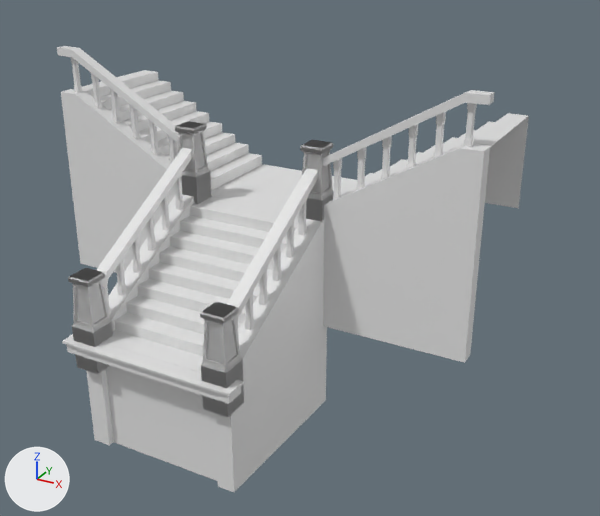
A saved change to the Blender file BlenderFiles/Museum/Museum_Stairs_Split.blend.
Camera for both pictures: a camera (50 mm lens) standing at (9.99, -13.84, 9.19) and looking at (1.35, 1.88, 1.33). Lighting does not change. The marker at lower left points along +X, +Y and +Z. The first picture is the older version.
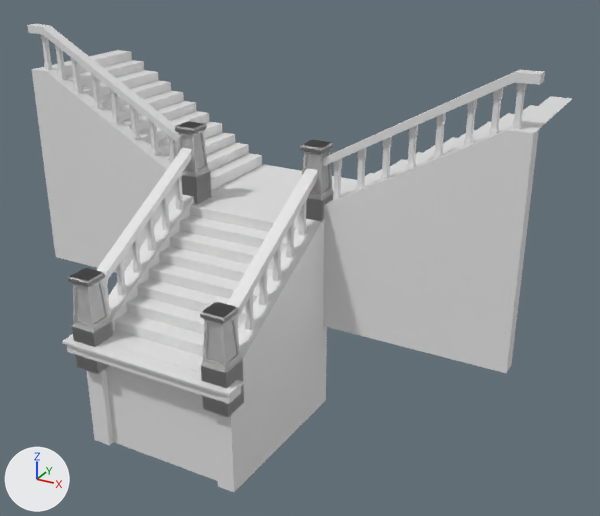
The change, as a list of edits to the scene's bpy script:
```text
Change me_cube_001:
    remove me_cube_001.from_pydata(...)  # 173 vertices, 110 faces; spans x -5.56..5.53, y -2.47..5.24, z -2.45..4.52
    add me_cube_001.from_pydata(...)  # 186 vertices, 114 faces; spans x -6.48..6.45, y -2.47..5.24, z -2.45..5.01
    me_cube_001 part 1
    4 vertices are removed from x -5.56..5.53, y 1.81..5.14, z 2.26
    4 faces are deleted
    9 vertices are added at x -6.48..6.45, y 1.81..5.14, z 4.76..5.01
    8 new vertices lie (0.0, 3.33, 0.0) away from vertices in x -6.48..6.45, y 1.81, z 4.52..5.01
    8 new faces join them
Change me_cube_006:
    used by ob_cube_005; location = (3.56, 3.62, 2.2); rotation_euler = (0.0, 0.0, 1.571), in degrees (0, 0, 90); scale = (1.0, -1.0, 1.0)
    remove me_cube_006.from_pydata(...)  # 22 vertices, 16 faces; spans x -1.86..-1.47, y -2.09..1.97, z -2.45..3.45
    add me_cube_006.from_pydata(...)  # 22 vertices, 16 faces; spans x -1.86..-1.47, y -2.09..2.9, z -2.45..3.93
    me_cube_006 part 2
    add for i in [*range(18, 22)]: me_cube_006.vertices[i].co += Vector((0.0, 0.91, 0.48))
    add for i in [7, 9, 11, 12]: me_cube_006.vertices[i].co += Vector((0.0, 0.92, 0.48))
    me_cube_006 part 3
    me_cube_006.vertices[2].co: (-1.86, 1.97, -2.45) -> (-1.86, 2.9, -2.45)  # pixel (464, 362) -> pixel (506, 373)
    me_cube_006.vertices[5].co: (-1.47, 1.97, -2.45) -> (-1.47, 2.9, -2.45)  # pixel (470, 354) -> pixel (511, 365)
    me_cube_006.vertices[14].co: (-1.86, 1.49, 2.34) -> (-1.86, 2.4, 2.83)  # pixel (460, 148) -> pixel (508, 130)
    me_cube_006.vertices[15].co: (-1.86, 1.97, 2.34) -> (-1.86, 2.89, 2.83)  # pixel (484, 151) -> pixel (533, 133)
    me_cube_006.vertices[16].co: (-1.47, 1.97, 2.34) -> (-1.47, 2.89, 2.83)  # pixel (490, 146) -> pixel (538, 128)
    me_cube_006.vertices[17].co: (-1.47, 1.49, 2.34) -> (-1.47, 2.4, 2.83)  # not seen -> pixel (513, 125)
Change me_cube_007:
    used by ob_cube_006; location = (2.23, 1.99, 3.31); rotation_euler = (0.0, 0.0, 1.571), in degrees (0, 0, 90); scale = (0.0775, -0.0775, 0.584)
    remove me_cube_007.from_pydata(...)  # 288 vertices, 240 faces; spans x -1.0..1.0, y -1.0..38.6, z -1.0..3.9
    add me_cube_007.from_pydata(...)  # 384 vertices, 320 faces; spans x -1.0..1.0, y -1.0..50.6, z -1.0..4.7
    me_cube_007 part 4: the loose piece of 48 vertices spanning x -1.0..1.0, y 36.6..38.6, z 1.9..3.9 is copied, and the copy is moved by (0.0, 6.4, 0.5); it spans x -1.0..1.0, y 42.9..44.9, z 2.3..4.3
    me_cube_007 part 5: the loose piece of 48 vertices spanning x -1.0..1.0, y 36.6..38.6, z 1.9..3.9 is copied, and the copy is moved by (0.0, 12.0, 0.8); it spans x -1.0..1.0, y 48.6..50.6, z 2.7..4.7
Change me_cube_015:
    remove me_cube_015.from_pydata(...)  # 378 vertices, 310 faces; spans x -5.56..5.53, y -2.08..4.64, z 0.28..4.52
    add me_cube_015.from_pydata(...)  # 426 vertices, 350 faces; spans x -6.48..6.45, y -2.08..4.64, z 0.28..5.01
    me_cube_015 part 6: 24 vertices added at x -6.48..-5.56, y 2.33..4.63, z 4.76..5.01
    me_cube_015 part 7: 24 vertices added at x 5.53..6.45, y 2.33..4.63, z 4.76..5.01
Change me_cube_016:
    used by ob_cube_007; location = (-3.59, 3.62, 2.2); rotation_euler = (0.0, 0.0, 1.571), in degrees (0, 0, 90)
    remove me_cube_016.from_pydata(...)  # 22 vertices, 16 faces; spans x -1.86..-1.47, y -2.09..1.97, z -2.45..3.45
    add me_cube_016.from_pydata(...)  # 22 vertices, 16 faces; spans x -1.86..-1.47, y -2.09..2.89, z -2.45..3.93
    me_cube_016 part 8
    add for i in [*range(18, 22)]: me_cube_016.vertices[i].co += Vector((0.0, 0.91, 0.49))
    add for i in [7, 9, 11, 12]: me_cube_016.vertices[i].co += Vector((0.0, 0.92, 0.49))
    me_cube_016 part 9
    me_cube_016.vertices[2].co: (-1.86, 1.97, -2.45) -> (-1.86, 2.89, -2.45)  # pixel (80, 263) -> pixel (55, 257)
    me_cube_016.vertices[5].co: (-1.47, 1.97, -2.45) -> (-1.47, 2.89, -2.45)
    me_cube_016.vertices[14].co: (-1.86, 1.49, 2.34) -> (-1.86, 2.4, 2.83)  # pixel (75, 93) -> pixel (45, 71)
    me_cube_016.vertices[15].co: (-1.86, 1.97, 2.34) -> (-1.86, 2.89, 2.83)  # pixel (60, 91) -> pixel (31, 69)
    me_cube_016.vertices[16].co: (-1.47, 1.97, 2.34) -> (-1.47, 2.89, 2.83)  # pixel (71, 88) -> pixel (42, 66)
    me_cube_016.vertices[17].co: (-1.47, 1.49, 2.34) -> (-1.47, 2.4, 2.83)  # pixel (85, 91) -> pixel (56, 68)
Change me_cube_017:
    used by ob_cube_012; location = (-2.26, 1.99, 3.31); rotation_euler = (0.0, 0.0, 1.571), in degrees (0, 0, 90); scale = (0.0775, 0.0775, 0.584)
    remove me_cube_017.from_pydata(...)  # 288 vertices, 240 faces; spans x -1.0..1.0, y -1.0..38.6, z -1.0..3.9
    add me_cube_017.from_pydata(...)  # 384 vertices, 320 faces; spans x -1.0..1.0, y -1.0..50.7, z -1.0..4.7
    me_cube_017 part 10: the loose piece of 48 vertices spanning x -1.0..1.0, y 36.6..38.6, z 1.9..3.9 is copied, and the copy is moved by (0.0, 6.3, 0.5); it spans x -1.0..1.0, y 42.9..44.9, z 2.4..4.4
    me_cube_017 part 11: the loose piece of 48 vertices spanning x -1.0..1.0, y 36.6..38.6, z 1.9..3.9 is copied, and the copy is moved by (0.0, 12.1, 0.9); it spans x -1.0..1.0, y 48.7..50.7, z 2.7..4.7
```

Boxes [x1, y1, x2, y2] around the edits, measured in the pictures (600 x 516 px; the box of a moved part takes in the faces that stretch with it):
'Cube.005', reshaped (29% wider, 11% taller): before [322, 90, 495, 363]; after [322, 70, 545, 373]
'Cube.013', reshaped (17% wider, 7% taller): before [82, 73, 523, 372]; after [52, 53, 567, 372]
'Cube', reshaped (11% wider): before [62, 70, 529, 481]; after [52, 50, 572, 481]
'Cube.007', reshaped (24% wider, 10% taller): before [57, 46, 179, 273]; after [27, 24, 179, 273]
'Cube.006', reshaped (34% wider, 20% taller): before [333, 103, 477, 200]; after [333, 83, 527, 200]
'Cube.012', reshaped (28% wider, 21% taller): before [71, 57, 177, 163]; after [41, 35, 177, 163]
part 1 of me_cube_001, built on: before [480, 116, 529, 208]; after [52, 50, 572, 129]
part 2 of me_cube_006, moved or reshaped: before [322, 90, 495, 167]; after [322, 70, 545, 167]
part 3 of me_cube_006, moved or reshaped: before [415, 144, 490, 363]; after [415, 126, 539, 373]
part 4 of me_cube_007, added: after [489, 88, 503, 137]
part 5 of me_cube_007, added: after [512, 83, 527, 129]
part 6 of me_cube_015, added: after [52, 53, 133, 87]
part 7 of me_cube_015, added: after [499, 101, 567, 131]
part 8 of me_cube_016, moved or reshaped: before [57, 46, 179, 143]; after [27, 24, 179, 143]
part 9 of me_cube_016, moved or reshaped: before [61, 89, 87, 264]; after [32, 67, 87, 264]
part 10 of me_cube_017, added: after [55, 45, 67, 80]
part 11 of me_cube_017, added: after [41, 35, 53, 70]
